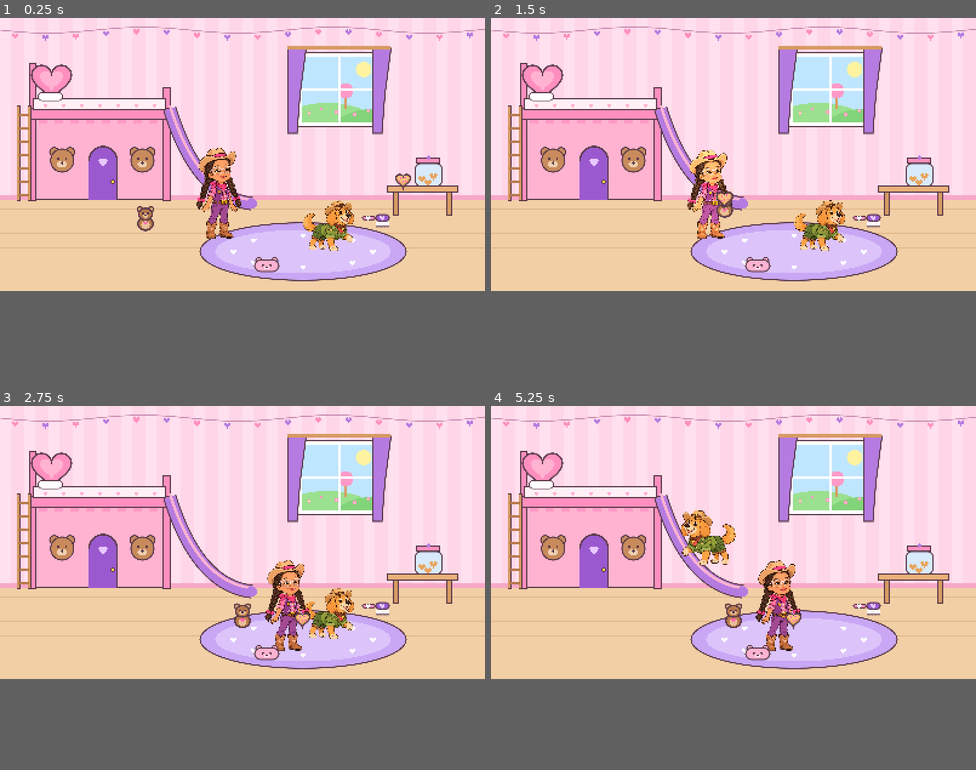
Above: before the commit, frames 1-4 (two rows, left to right).
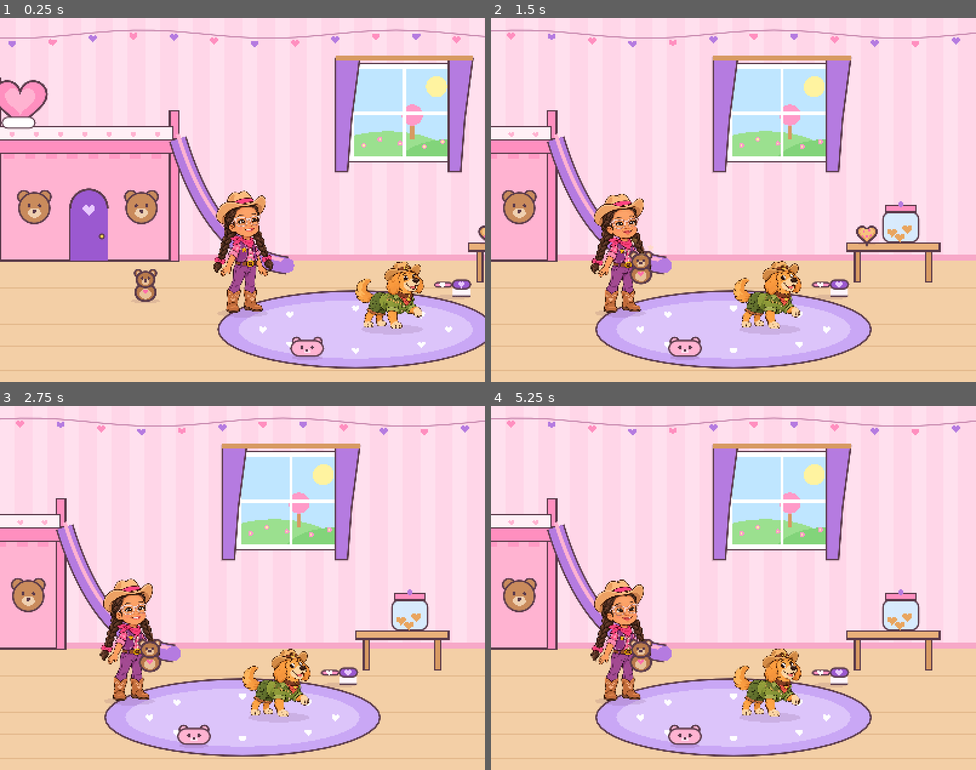
Above: after the commit, the same moments.

Repository: triade-prog/fazenda-capricho
Game: Godot game, scene res://testes/roteiro.tscn
Same seed, same stepped clock (60 frames per second), same inputs: the game is played once before the commit and once after it. This scene is started directly instead of the project's main scene.
Inputs (mouse positions are in pixels of both pictures, inside the frame that each line leads up to):
- Up to frame 1 (0.25 s): no input
- Up to frame 2 (1.5 s): move the mouse to (840, 141) at 0.52 s; click (840, 141) at 0.67 s; drag from (636, 167) to (709, 207) at 1.27 s
- Up to frame 3 (2.75 s): move the mouse to (291, 482) at 2.02 s; click (291, 482) at 2.17 s
- Up to frame 4 (5.25 s): drag from (709, 595) to (588, 500) at 2.77 s; move the mouse to (879, 584) at 3.52 s; click (879, 584) at 3.67 s; drag from (588, 500) to (660, 475) at 4.27 s; move the mouse to (757, 544) at 5.02 s; click (757, 544) at 5.17 s
In our replay, the window is 800x450 before the commit and 800x600 after it. These sizes can differ from the game's own. Grey fills any space a smaller window leaves; there, only what the larger window draws over its background counts as a difference.

The runs differ from the first frame. In frame 1, 54% of the frame differs, in the area x 0-100%, y 2-97%; in frame 2, 53%; in frame 3, 53%; in frame 4, 54%.

Commit message:
P-0 para iPad (estilo Avatar World) e versão web no GitHub Pages
- Tela de iPad deitado (4:3 até 1,43): o quarto ocupa a altura inteira e rola para os lados
  com gesto (com inércia) ou levando um personagem até a borda da tela
- Personagem pego fica acima do dedo; folga maior ao soltar sobre alguém; sombra nos pés
- Roteiro automático com toques em coordenadas de tela (17 verificações), testado em
  1024x768 e 1180x820; versão web testada no Chromium emulando iPad Pro 11
- Exportação web (sem threads, PWA em tela cheia) e workflow que testa, exporta e publica
  no GitHub Pages

Co-Authored-By: Claude Opus 5.5 <noreply@anthropic.com>
Claude-Session: https://claude.ai/code/session_01S4aSFK7UMT4e7Y2hW8kpKJ

Diff:
--- a/prototipo/project.godot
+++ b/prototipo/project.godot
@@ -13,12 +13,13 @@
 [display]
 
 window/size/viewport_width=1600
-window/size/viewport_height=900
-window/size/window_width_override=1280
-window/size/window_height_override=720
+window/size/viewport_height=1200
+window/size/window_width_override=1180
+window/size/window_height_override=820
 window/stretch/mode="canvas_items"
-window/stretch/aspect="keep"
+window/stretch/aspect="expand"
 window/handheld/orientation=4
+window/energy_saving/keep_screen_on=true
 
 [input_devices]
 
--- a/prototipo/scripts/main.gd
+++ b/prototipo/scripts/main.gd
@@ -25,8 +25,13 @@
 const JAR_RECT := Rect2(1360, 448, 108, 112)
 const MAX_COOKIES := 3
 const TEXT_COLOR := Color("#7a3fa8")
+const DROP_SLACK := 40.0    # folga ao soltar algo sobre um personagem
+const LIFT := 40.0          # quanto o personagem sobe acima do dedo ao ser pego
+const EDGE := 110.0         # faixa da borda da tela que faz o quarto rolar
+const EDGE_SPEED := 650.0
 
 var castle: CastleFront
+var cam: Camera2D
 var toys: Array[Toy] = []
 var slots: Array[Slot] = []
 var slot_castelo: Slot
@@ -39,6 +44,10 @@
 var taps := {}
 
 var press_pos := Vector2.ZERO
+var press_screen := Vector2.ZERO
+var last_screen := Vector2.ZERO
+var panning := false
+var pan_velocity := 0.0
 var press_toy: Toy = null
 var press_ui := ""
 var drag_toy: Toy = null
@@ -58,6 +67,7 @@
 	add_child(castle)
 	_make_slots()
 	_make_toys()
+	_setup_camera()
 
 
 # ---------------------------------------------------------------- montagem da cena
@@ -137,34 +147,71 @@
 	return t
 
 
+# ---------------------------------------------------------------- câmera (iPad, estilo Avatar World)
+# O quarto (1600 x 900) é mais largo que a tela do iPad: a altura inteira cabe e a criança rola
+# para os lados arrastando o dedo num espaço vazio, ou levando um personagem até a borda.
+
+func _setup_camera() -> void:
+	cam = Camera2D.new()
+	add_child(cam)
+	cam.make_current()
+	get_viewport().size_changed.connect(_fit_camera)
+	_fit_camera()
+	camera_to(720.0)
+
+
+func _fit_camera() -> void:
+	var vis := get_viewport().get_visible_rect().size
+	var z := vis.y / H
+	cam.zoom = Vector2(z, z)
+	camera_to(cam.position.x)
+
+
+func camera_to(x: float) -> void:
+	var half := get_viewport().get_visible_rect().size.x / cam.zoom.x / 2.0
+	cam.position = Vector2(clampf(x, half, maxf(half, W - half)), H / 2.0)
+
+
+func screen_to_world(sp: Vector2) -> Vector2:
+	var vis := get_viewport().get_visible_rect().size
+	return cam.position + (sp - vis / 2.0) / cam.zoom.x
+
+
+func world_to_screen(wp: Vector2) -> Vector2:
+	var vis := get_viewport().get_visible_rect().size
+	return (wp - cam.position) * cam.zoom.x + vis / 2.0
+
+
 # ---------------------------------------------------------------- entrada (toque e mouse)
 
 func _unhandled_input(event: InputEvent) -> void:
 	# O mouse é convertido em toque (emulate_touch_from_mouse), então só tratamos toque.
+	# Um dedo de cada vez: outros dedos na tela são ignorados.
 	if event is InputEventScreenTouch:
 		var st := event as InputEventScreenTouch
 		if st.pressed:
 			if touch_index == -1:
 				touch_index = st.index
-				_on_press(_to_world(st.position))
+				_on_press(st.position)
 		elif st.index == touch_index:
 			touch_index = -1
-			_on_release(_to_world(st.position))
+			_on_release(st.position)
 	elif event is InputEventScreenDrag:
 		var sd := event as InputEventScreenDrag
 		if sd.index == touch_index:
-			_on_move(_to_world(sd.position))
-
-
-func _to_world(p: Vector2) -> Vector2:
-	return get_canvas_transform().affine_inverse() * p
-
-
-func _on_press(p: Vector2) -> void:
+			_on_move(sd.position)
+
+
+func _on_press(sp: Vector2) -> void:
+	var p := screen_to_world(sp)
 	press_pos = p
+	press_screen = sp
+	last_screen = sp
 	press_toy = null
 	press_ui = ""
 	dragging = false
+	panning = false
+	pan_velocity = 0.0
 	var t := _toy_at(p, [])
 	if t and t.z_index > castle.z_index:
 		press_toy = t
@@ -174,47 +221,92 @@
 		press_toy = t
 	elif JAR_RECT.has_point(p):
 		press_ui = "pote"
-
-
-func _on_move(p: Vector2) -> void:
-	if press_toy and not dragging and p.distance_to(press_pos) > DRAG_START:
-		_start_drag(press_toy, p)
+	else:
+		press_ui = "rolar"
+
+
+func _on_move(sp: Vector2) -> void:
+	var moved := sp.distance_to(press_screen) > DRAG_START
+	if press_toy and not dragging and moved:
+		_start_drag(press_toy, screen_to_world(sp))
+	elif press_ui == "rolar" and moved:
+		panning = true
+	if panning:
+		var dx := (sp.x - last_screen.x) / cam.zoom.x
+		camera_to(cam.position.x - dx)
+		pan_velocity = clampf(-dx / maxf(get_process_delta_time(), 0.001), -2500.0, 2500.0)
+	last_screen = sp
 	if dragging:
-		p = p.clamp(Vector2(10, 10), Vector2(W - 10, H - 10))
-		drag_toy.global_position = p + drag_offset
-		if absf(p.x - last_x) > 4.0:
-			drag_toy.face_left(p.x < last_x)
-			last_x = p.x
-		_update_highlight(p)
-
-
-func _on_release(p: Vector2) -> void:
+		_drag_to(screen_to_world(sp))
+
+
+func _drag_to(p: Vector2) -> void:
+	p = p.clamp(Vector2(10, 10), Vector2(W - 10, H - 10))
+	drag_toy.global_position = p + drag_offset
+	if absf(p.x - last_x) > 4.0:
+		drag_toy.face_left(p.x < last_x)
+		last_x = p.x
+	_update_highlight(_drop_point(p))
+
+
+## O personagem fica um pouco acima do dedo (para o dedo não cobrir o rosto);
+## o que conta para soltar é o ponto do corpo, não a ponta do dedo.
+func _drop_point(finger: Vector2) -> Vector2:
+	return finger + Vector2(0, -LIFT)
+
+
+func _on_release(sp: Vector2) -> void:
+	var p := screen_to_world(sp)
 	if dragging:
 		var t := drag_toy
 		dragging = false
 		drag_toy = null
 		_clear_highlight()
 		t.lifted = false
-		_drop(t, p.clamp(Vector2(10, 10), Vector2(W - 10, H - 10)))
+		var fp := p.clamp(Vector2(10, 10), Vector2(W - 10, H - 10))
+		_drop(t, _drop_point(fp))
+	elif panning:
+		panning = false  # continua rolando um pouco (inércia), em _process
 	elif press_toy:
 		_tap(press_toy)
 	elif press_ui == "porta":
 		castle.toggle()
 		_sparkle(CastleFront.DOOR_CENTER, 4)
+		_log("porta " + ("aberta" if castle.is_open else "fechada"))
 	elif press_ui == "pote":
 		_spawn_cookie()
 	press_toy = null
 	press_ui = ""
 
 
-func _toy_at(p: Vector2, exclude: Array) -> Toy:
+## Enquanto arrasta perto da borda da tela, o quarto rola junto (como no Avatar World).
+func _edge_scroll(delta: float) -> void:
+	var vis := get_viewport().get_visible_rect().size
+	var dir := 0.0
+	if last_screen.x < EDGE:
+		dir = -1.0
+	elif last_screen.x > vis.x - EDGE:
+		dir = 1.0
+	if dir == 0.0:
+		return
+	var before := cam.position.x
+	camera_to(cam.position.x + dir * EDGE_SPEED * delta)
+	if cam.position.x != before:
+		_drag_to(screen_to_world(last_screen))
+
+
+func _log(msg: String) -> void:
+	print("[P-0] ", msg)
+
+
+func _toy_at(p: Vector2, exclude: Array, slack: float = 14.0) -> Toy:
 	var best: Toy = null
 	for t in toys:
 		if t in exclude or t.busy or not t.visible:
 			continue
 		if t.slot == slot_castelo and not castle.is_open:
 			continue  # escondido atrás da porta fechada
-		if t.hit(p) and (best == null or t.z_index > best.z_index):
+		if t.hit(p, slack) and (best == null or t.z_index > best.z_index):
 			best = t
 	return best
 
@@ -233,7 +325,7 @@
 	t.pose = "em_pe"
 	t.lifted = true
 	t.z_index = 450
-	drag_offset = -t.grab_offset
+	drag_offset = -t.grab_offset + Vector2(0, -LIFT)
 	last_x = p.x
 
 
@@ -249,7 +341,7 @@
 ## Decide o que aconteceria se `t` fosse solto no ponto `p`.
 func _resolve(t: Toy, p: Vector2) -> Dictionary:
 	if not t.is_character:
-		var alvo := _toy_at(p, [t])
+		var alvo := _toy_at(p, [t], DROP_SLACK)
 		if alvo and alvo.holder:
 			alvo = alvo.holder  # soltou sobre o que alguém segura: vale a pessoa
 		if alvo:
@@ -263,7 +355,7 @@
 	var excl: Array = [t]
 	if t.held_item:
 		excl.append(t.held_item)
-	var other := _toy_at(p, excl)
+	var other := _toy_at(p, excl, DROP_SLACK)
 	if other and other.holder and other.holder != t:
 		other = other.holder
 	if other:
@@ -338,6 +430,7 @@
 	who.held_item = item
 	_pop(item)
 	_sparkle(who.hand_global(), 3)
+	_log("%s segura %s" % [who.kind, item.kind])
 
 
 ## Cai até a superfície logo abaixo (colchão, mesinha ou piso).
@@ -390,6 +483,7 @@
 		return
 	if s == slot_castelo:
 		castle.set_open(true)
+	_log("%s -> %s" % [t.kind, s.id])
 	s.occupants[i] = t
 	t.slot = s
 	t.spot_index = i
@@ -438,6 +532,7 @@
 
 
 func _slide_end(t: Toy) -> void:
+	_log("%s desceu o escorregador" % t.kind)
 	t.busy = false
 	t.art.rotation = 0.0
 	_fall(t, t.global_position + Vector2(40, 12))
@@ -458,6 +553,7 @@
 
 
 func _climb_end(t: Toy) -> void:
+	_log("%s subiu a escada" % t.kind)
 	t.busy = false
 	for s in slots:
 		if s.id == "cama" and s.free_spot() >= 0:
@@ -469,6 +565,7 @@
 # ---------------------------------------------------------------- reações
 
 func _tap(t: Toy) -> void:
+	_log("toque " + t.kind)
 	if t.pose == "deitado" or t.pose == "cochilando":
 		_bubble(t, "Zzz...")
 		_hop(t, 8.0)
@@ -490,6 +587,7 @@
 
 
 func _do_combo(item: Toy, alvo: Toy, regra: Dictionary) -> void:
+	_log("%s + %s -> %s" % [item.kind, alvo.kind, str(regra.get("reacao", ""))])
 	match str(regra.get("reacao", "")):
 		"comer":
 			_consume(item, alvo)
@@ -580,6 +678,7 @@
 		_float_text(JAR_RECT.get_center() + Vector2(0, -60), "Já tem biscoito!", 28)
 		return
 	var c := _add_item("biscoito", 26.0, Vector2(1414, 470))
+	_log("pote deu biscoito")
 	var tw := c.play_anim()
 	c.squash = Vector2(0.2, 0.2)
 	tw.tween_property(c, "squash", Vector2.ONE, 0.3).set_trans(Tween.TRANS_BACK).set_ease(Tween.EASE_OUT)
@@ -687,6 +786,11 @@
 # ---------------------------------------------------------------- vida no cenário
 
 func _process(delta: float) -> void:
+	if dragging:
+		_edge_scroll(delta)
+	elif not panning and absf(pan_velocity) > 5.0:
+		camera_to(cam.position.x + pan_velocity * delta)
+		pan_velocity = lerpf(pan_velocity, 0.0, minf(1.0, 6.0 * delta))
 	zzz_timer -= delta
 	if zzz_timer <= 0.0:
 		zzz_timer = 1.1
--- a/prototipo/scripts/toy.gd
+++ b/prototipo/scripts/toy.gd
@@ -64,7 +64,17 @@
 	return Vector2(hit_radius * 2.0, hit_radius * 2.0)
 
 
+## Sombra suave nos pés: ajuda a ler onde cada coisa está apoiada no chão.
+func _draw() -> void:
+	if holder != null or pose != "em_pe" or busy:
+		return
+	var w := display_size().x * (0.32 if is_character else 0.45)
+	var a := 0.06 if lifted else 0.13
+	draw_colored_polygon(Shapes.ellipse(Vector2.ZERO, Vector2(w, w * 0.16), 24), Color(0.35, 0.15, 0.3, a))
+
+
 func _process(delta: float) -> void:
+	queue_redraw()
 	_t += delta * _breath_speed
 	var lift := 1.08 if lifted else 1.0
 	var b := sin(_t) * 0.012
@@ -98,11 +108,16 @@
 
 
 ## Toque generoso: alguns pixels de folga ao redor do desenho, pensando em dedos pequenos.
-func hit(p: Vector2) -> bool:
+## `slack` = folga em pixels: pequena para tocar, maior para soltar algo em cima.
+func hit(p: Vector2, slack: float = 14.0) -> bool:
 	if sprite == null:
 		var c := to_global(Vector2(0, -hit_radius))
-		return c.distance_to(p) <= hit_radius + 10.0
-	for o in [Vector2.ZERO, Vector2(14, 0), Vector2(-14, 0), Vector2(0, 14), Vector2(0, -14)]:
+		return c.distance_to(p) <= hit_radius + maxf(10.0, slack)
+	var offsets: Array[Vector2] = [Vector2.ZERO]
+	for ring in [slack * 0.5, slack]:
+		for i in 8:
+			offsets.append(Vector2.from_angle(TAU * i / 8.0) * ring)
+	for o in offsets:
 		var lp := sprite.to_local(p + o)
 		if sprite.get_rect().has_point(lp) and sprite.is_pixel_opaque(lp):
 			return true
--- a/prototipo/testes/roteiro.gd
+++ b/prototipo/testes/roteiro.gd
@@ -25,14 +25,18 @@
 	var bob: Toy = main._find("bob")
 	await _foto("01_inicio")
 
-	await _arrasta(Vector2(480, 660), Vector2(720, 600))
+	await _arrasta(Vector2(480, 660), Vector2(720, 560))
 	_confere(cat.held_item != null and cat.held_item.kind == "pelucia", "Catarina segura a pelúcia")
 	await _foto("02_segura_pelucia")
 
-	await _arrasta(Vector2(1330, 532), Vector2(720, 600))
+	var x0: float = main.cam.position.x
+	await _mostra(1400.0)
+	_confere(main.cam.position.x > x0 + 100.0, "gesto no espaço vazio rola o quarto")
+	await _foto("02b_quarto_rolado")
+	await _arrasta(Vector2(1330, 532), Vector2(720, 560))
 	_confere(cat.held_item != null and cat.held_item.kind == "biscoito", "troca: Catarina segura o biscoito")
 
-	await _arrasta(Vector2(720, 600), Vector2(1060, 690), 0.25)
+	await _arrasta(cat.global_position + Vector2(0, -150), Vector2(1060, 660), 0.25)
 	await _foto("03_bob_come")
 	await _espera(0.6)
 	_confere(main._count("biscoito") == 0, "Bob comeu o biscoito da mão da Catarina")
@@ -42,8 +46,12 @@
 	await _espera(0.8)
 	_confere(main._count("biscoito") == 1, "pote de biscoitos deu um biscoito")
 
+	main.camera_to(1600.0)
+	await _espera(0.2)
+	var cam_antes: float = main.cam.position.x
 	var p := cat.global_position + Vector2(0, -150)
 	await _arrasta(p, Vector2(300, 200))
+	_confere(main.cam.position.x < cam_antes - 100.0, "levar a Catarina até a borda rola o quarto")
 	_confere(cat.pose == "deitado", "Catarina deitou no beliche")
 	p = bob.global_position + Vector2(0, -85)
 	await _arrasta(p, Vector2(330, 200))
@@ -94,6 +102,8 @@
 
 
 # ---------------------------------------------------------------- utilidades
+# Todos os toques são enviados em coordenadas de TELA, como um dedo de verdade no iPad.
+# Se o destino está fora da tela, o dedo vai até a borda e espera o quarto rolar.
 
 func _confere(ok: bool, o_que: String) -> void:
 	print(("  ok    " if ok else "  FALHA ") + o_que)
@@ -105,32 +115,85 @@
 	await get_tree().create_timer(s).timeout
 
 
-func _evento_toque(pos: Vector2, pressed: bool) -> void:
+func _vis() -> Vector2:
+	return get_viewport().get_visible_rect().size
+
+
+func _na_tela(wp: Vector2, margem: float = 150.0) -> bool:
+	var sp: Vector2 = main.world_to_screen(wp)
+	return sp.x > margem and sp.x < _vis().x - margem
+
+
+func _evento(sp: Vector2, pressed: bool) -> void:
 	var e := InputEventScreenTouch.new()
 	e.index = 0
-	e.position = pos
+	e.position = sp
 	e.pressed = pressed
 	main._unhandled_input(e)
 
 
-func _toca(pos: Vector2) -> void:
-	_evento_toque(pos, true)
+func _move(sp: Vector2) -> void:
+	var d := InputEventScreenDrag.new()
+	d.index = 0
+	d.position = sp
+	main._unhandled_input(d)
+
+
+## Arrasta o dedo de sp_de até sp_para (tela), em passos, um por quadro.
+func _desliza(sp_de: Vector2, sp_para: Vector2, passos: int = 12) -> void:
+	for i in range(1, passos + 1):
+		_move(sp_de.lerp(sp_para, float(i) / passos))
+		await get_tree().process_frame
+
+
+## Rola o quarto com um gesto no espaço vazio da parede até a posição x ficar visível.
+func _mostra(x: float) -> void:
+	for tentativa in 5:
+		if _na_tela(Vector2(x, 450)):
+			return
+		var zoom: float = main.cam.zoom.x
+		var dx := clampf((main.cam.position.x - x) * zoom, -_vis().x * 0.6, _vis().x * 0.6)
+		var y: float = main.world_to_screen(Vector2(0, 110)).y
+		var de := Vector2(_vis().x / 2.0 - dx / 2.0, y)
+		_evento(de, true)
+		await get_tree().process_frame
+		await _desliza(de, de + Vector2(dx, 0), 8)
+		var antes: float = main.cam.position.x
+		_evento(de + Vector2(dx, 0), false)
+		await _espera(0.6)
+		if is_equal_approx(antes, main.cam.position.x) and absf(dx) > 1.0 and tentativa > 0:
+			return  # já está no fim do quarto
+
+
+func _toca(wp: Vector2) -> void:
+	await _mostra(wp.x)
+	var sp: Vector2 = main.world_to_screen(wp)
+	_evento(sp, true)
 	await get_tree().process_frame
-	_evento_toque(pos, false)
+	_evento(sp, false)
 	await _espera(0.35)
 
 
+## Pega em `de` e solta com o corpo do personagem em `para` (coordenadas do quarto).
 func _arrasta(de: Vector2, para: Vector2, espera_final: float = 0.6) -> void:
-	_evento_toque(de, true)
+	await _mostra(de.x)
+	var sp: Vector2 = main.world_to_screen(de)
+	_evento(sp, true)
 	await get_tree().process_frame
-	var passos := 12
-	for i in range(1, passos + 1):
-		var d := InputEventScreenDrag.new()
-		d.index = 0
-		d.position = de.lerp(para, float(i) / passos)
-		main._unhandled_input(d)
-		await get_tree().process_frame
-	_evento_toque(para, false)
+	var dedo := para + Vector2(0, main.LIFT)  # o personagem fica acima do dedo
+	if not _na_tela(dedo, 160.0):
+		# leva o dedo até a borda e espera o quarto rolar
+		var borda_x := 50.0 if dedo.x < main.screen_to_world(sp).x else _vis().x - 50.0
+		var borda := Vector2(borda_x, main.world_to_screen(dedo).y)
+		await _desliza(sp, borda)
+		sp = borda
+		var parado := 0
+		while not _na_tela(dedo, 160.0) and parado < 5:
+			var antes: float = main.cam.position.x
+			await get_tree().process_frame
+			parado = parado + 1 if main.cam.position.x == antes else 0  # chegou ao fim do quarto
+	await _desliza(sp, main.world_to_screen(dedo))
+	_evento(main.world_to_screen(dedo), false)
 	await _espera(espera_final)
 
 
Binary file changed: prototipo/capturas/01_inicio.png
Binary file added: prototipo/capturas/02b_quarto_rolado.png
Binary file changed: prototipo/capturas/03_bob_come.png
Binary file changed: prototipo/capturas/04_dormindo_juntos.png
Binary file changed: prototipo/capturas/05_castelinho_aberto.png
Binary file changed: prototipo/capturas/07_escorregador.png
Binary file removed: prototipo/capturas/09_escovando.png
Not shown, added: prototipo/export_presets.cfg
Not shown, added: prototipo/testes/roteiro.gd.uid
